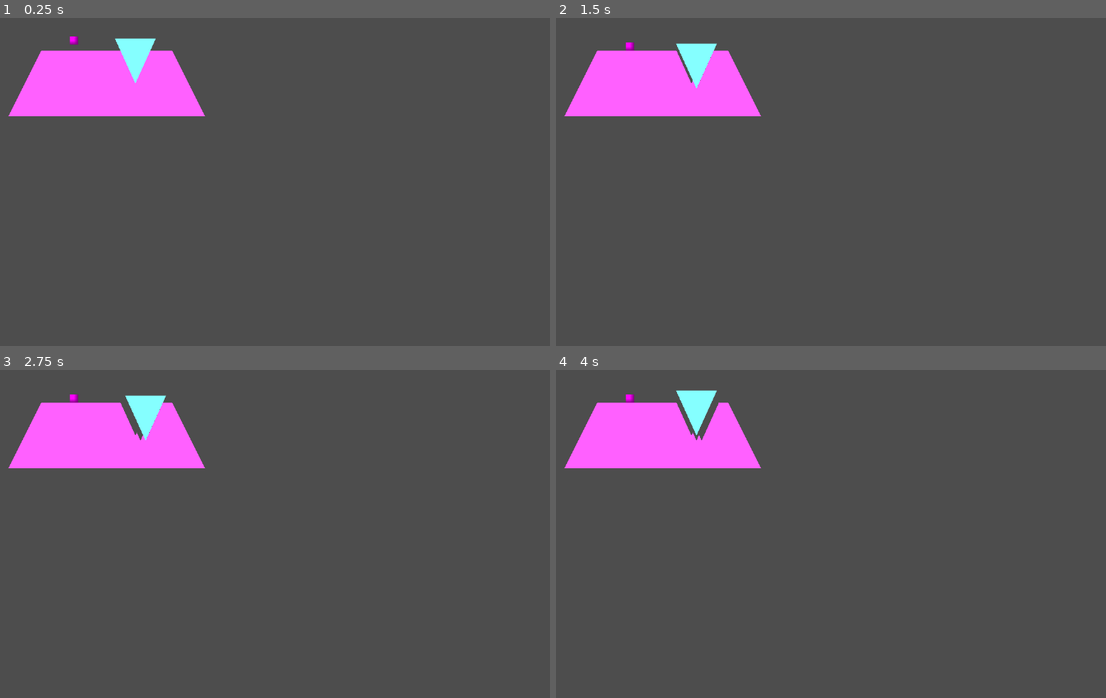
Above: before the commit, frames 1-4 (two rows, left to right).
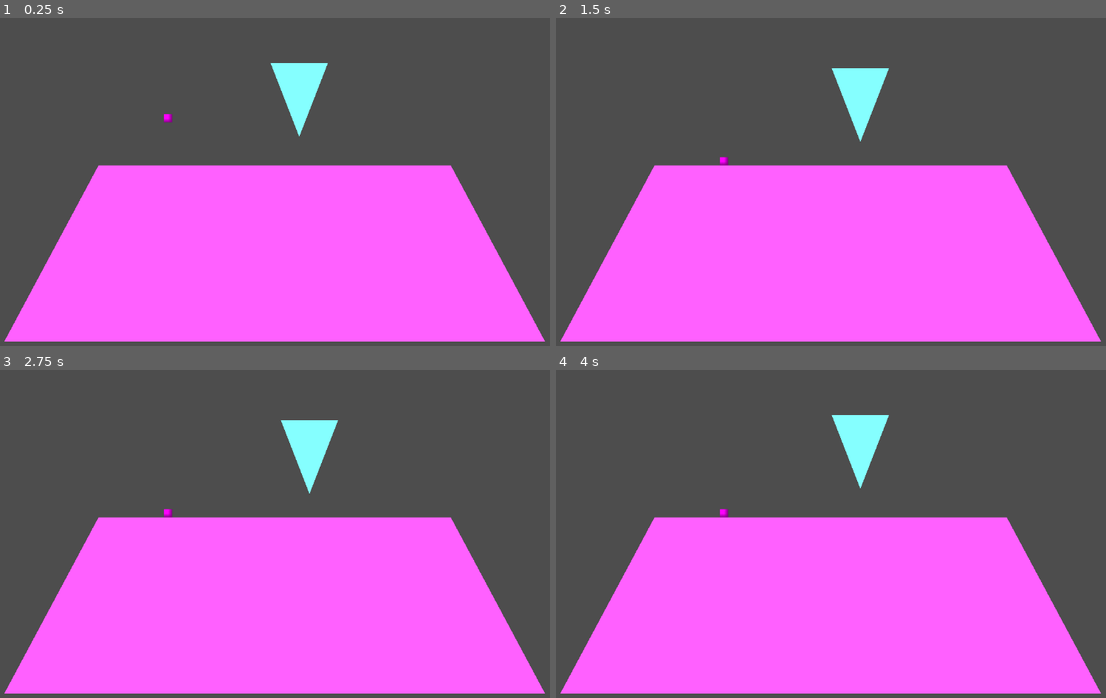
Above: after the commit, the same moments.

Repository: fredchien3/20-game-challenge
Game: Godot game, scene res://main/main.tscn
The game is run twice, just before and just after one commit, with the same random seed, the same clock (stepped at 60 frames per second) and the same inputs.
Inputs:
- Up to frame 1 (0.25 s): no input
- Up to frame 2 (1.5 s): tap Enter (ui_accept) at 0.5, 1.35 s; hold Right (ui_right) 0.53-1.28 s; hold Enter (ui_accept) 0.53-1.28 s; hold Down (ui_down) from 1.28 s (still down)
- Up to frame 3 (2.75 s): tap Enter (ui_accept) at 1.52, 1.82, 2 s; release Down (ui_down) at 2.03 s; hold Right (ui_right) from 2.03 s (still down); hold Enter (ui_accept) from 2.03 s (still down)
- Up to frame 4 (4 s): release Right (ui_right) at 2.78 s; release Enter (ui_accept) at 2.78 s; hold Up (ui_up) 2.78-3.53 s; tap Enter (ui_accept) at 2.85, 3.02, 3.32, 3.5 s; hold Left (ui_left) from 3.53 s (still down); hold Enter (ui_accept) from 3.53 s (still down)

The runs differ from the first frame. In frame 1, 51% of the frame differs, in the area x 0-100%, y 5-99%; in frame 2, 51%; in frame 3, 51%; in frame 4, 51%.

Commit message:
Refactor clipping code to use global transform

Diff:
--- a/7--worms/main/main.tscn
+++ b/7--worms/main/main.tscn
@@ -1,7 +1,7 @@
 [gd_scene load_steps=6 format=3 uid="uid://cdbrbobaqmblm"]
 
 [ext_resource type="Script" uid="uid://c1gh8ng2ipfgj" path="res://main/main.gd" id="1_53q0u"]
-[ext_resource type="Script" uid="uid://by0nl5fcu8w8l" path="res://main/test_poly.gd" id="2_pjrb6"]
+[ext_resource type="Script" uid="uid://by0nl5fcu8w8l" path="res://main/test_clipper.gd" id="2_pjrb6"]
 [ext_resource type="Script" uid="uid://cjbbjcjx1u0w" path="res://main/terrain.gd" id="2_xwkvk"]
 
 [sub_resource type="PlaceholderTexture2D" id="PlaceholderTexture2D_c651c"]
@@ -12,23 +12,26 @@
 [node name="Main" type="Node2D"]
 script = ExtResource("1_53q0u")
 
-[node name="Terrain" type="StaticBody2D" parent="." node_paths=PackedStringArray("test_poly")]
+[node name="Terrain" type="StaticBody2D" parent="." node_paths=PackedStringArray("test_clipper")]
 script = ExtResource("2_xwkvk")
-test_poly = NodePath("../TestPoly")
+test_clipper = NodePath("../TestClipper")
 
 [node name="Polygon2D" type="Polygon2D" parent="Terrain"]
+position = Vector2(576, 360)
 color = Color(1, 0.376471, 1, 1)
-polygon = PackedVector2Array(128, 64, 384, 64, 448, 192, 64, 192)
+polygon = PackedVector2Array(-336, -72, 352, -72, 536, 272, -520, 272)
 
 [node name="CollisionPolygon2D" type="CollisionPolygon2D" parent="Terrain"]
+polygon = PackedVector2Array(0, 0, 0, 0, 0, 0)
 
-[node name="TestPoly" type="Polygon2D" parent="."]
+[node name="TestClipper" type="Polygon2D" parent="."]
+position = Vector2(632, 128)
 color = Color(0.52549, 1, 1, 1)
-polygon = PackedVector2Array(272, 40, 352, 40, 312, 128)
+polygon = PackedVector2Array(-56, -40, 56, -40, 0, 104)
 script = ExtResource("2_pjrb6")
 
 [node name="Object" type="RigidBody2D" parent="."]
-position = Vector2(192, 16)
+position = Vector2(376, 168)
 
 [node name="Sprite2D" type="Sprite2D" parent="Object"]
 scale = Vector2(16, 16)
--- a/7--worms/main/terrain.gd
+++ b/7--worms/main/terrain.gd
@@ -1,14 +1,29 @@
 extends Node
 
-@export var test_poly: Polygon2D
-@onready var collision_poly := $CollisionPolygon2D
-@onready var terrain_poly := $Polygon2D
+@export var test_clipper: Polygon2D
+@onready var collision := $CollisionPolygon2D
+@onready var terrain := $Polygon2D
 
 func _ready() -> void:
-	test_poly.connect("clip", _on_poly_clip)
-	collision_poly.polygon = terrain_poly.polygon
+	test_clipper.connect("clip", _on_poly_clip)
+	collision.polygon = terrain.polygon
+	collision.global_transform = terrain.global_transform
 
 func _on_poly_clip():
-	var new_polygon_array := Geometry2D.clip_polygons(terrain_poly.polygon, test_poly.polygon)
-	terrain_poly.polygon = new_polygon_array[0]
-	collision_poly.polygon = terrain_poly.polygon
+	# Local polygons need to be converted to global space to interact accurately
+	var globalized_terrain_polygon = \
+		terrain.global_transform * terrain.polygon
+
+	var globalized_clipper_polygon = \
+		test_clipper.global_transform * test_clipper.polygon
+
+	var new_polygons := Geometry2D.clip_polygons(
+		globalized_terrain_polygon,
+		globalized_clipper_polygon
+	)
+
+	# Global space polygons need to be converted back to local space
+	# For now, we just take the leftmost polygon
+	# Most likely later we will write code to take the largest polygon
+	terrain.polygon = terrain.global_transform.affine_inverse() * new_polygons[0]
+	collision.polygon = terrain.polygon
--- /dev/null
+++ b/7--worms/main/test_clipper.gd
@@ -0,0 +1,17 @@
+extends Polygon2D
+
+signal clip()
+
+const AMOUNT = 10
+
+func _input(event: InputEvent) -> void:
+	if event.is_action_pressed("ui_up"):
+		position.y -= AMOUNT
+	if event.is_action_pressed("ui_down"):
+		position.y += AMOUNT
+	if event.is_action_pressed("ui_left"):
+		position.x -= AMOUNT
+	if event.is_action_pressed("ui_right"):
+		position.x += AMOUNT
+	if event.is_action_pressed("ui_accept"):
+		clip.emit()
--- a/7--worms/main/test_poly.gd
+++ /dev/null
@@ -1,29 +0,0 @@
-extends Polygon2D
-
-signal clip()
-
-const AMOUNT = 10
-func _input(event: InputEvent) -> void:
-	var new_polygon: PackedVector2Array = []
-	if event.is_action_pressed("ui_up"):
-		for vector in polygon:
-			vector.y -= AMOUNT
-			new_polygon.append(vector)
-			set_polygon(new_polygon)
-	if event.is_action_pressed("ui_down"):
-		for vector in polygon:
-			vector.y += AMOUNT
-			new_polygon.append(vector)
-			set_polygon(new_polygon)
-	if event.is_action_pressed("ui_left"):
-		for vector in polygon:
-			vector.x -= AMOUNT
-			new_polygon.append(vector)
-			set_polygon(new_polygon)
-	if event.is_action_pressed("ui_right"):
-		for vector in polygon:
-			vector.x += AMOUNT
-			new_polygon.append(vector)
-			set_polygon(new_polygon)
-	if event.is_action_pressed("ui_accept"):
-		clip.emit()
Renamed: 7--worms/main/test_poly.gd.uid -> 7--worms/main/test_clipper.gd.uid
